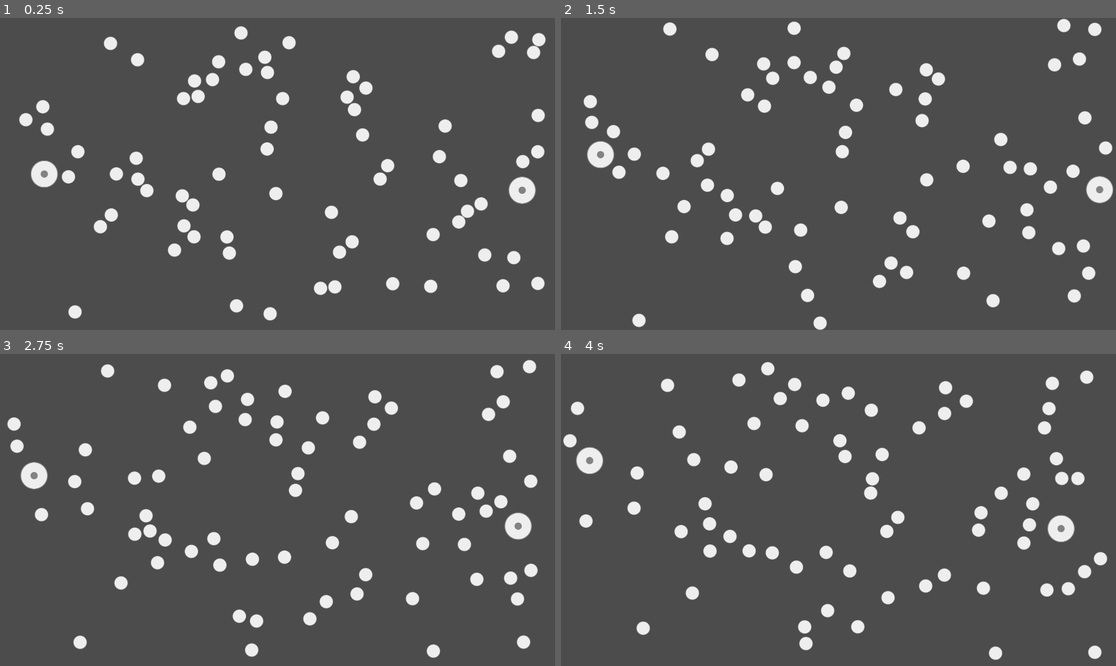
Above: before the commit, frames 1-4 (two rows, left to right).
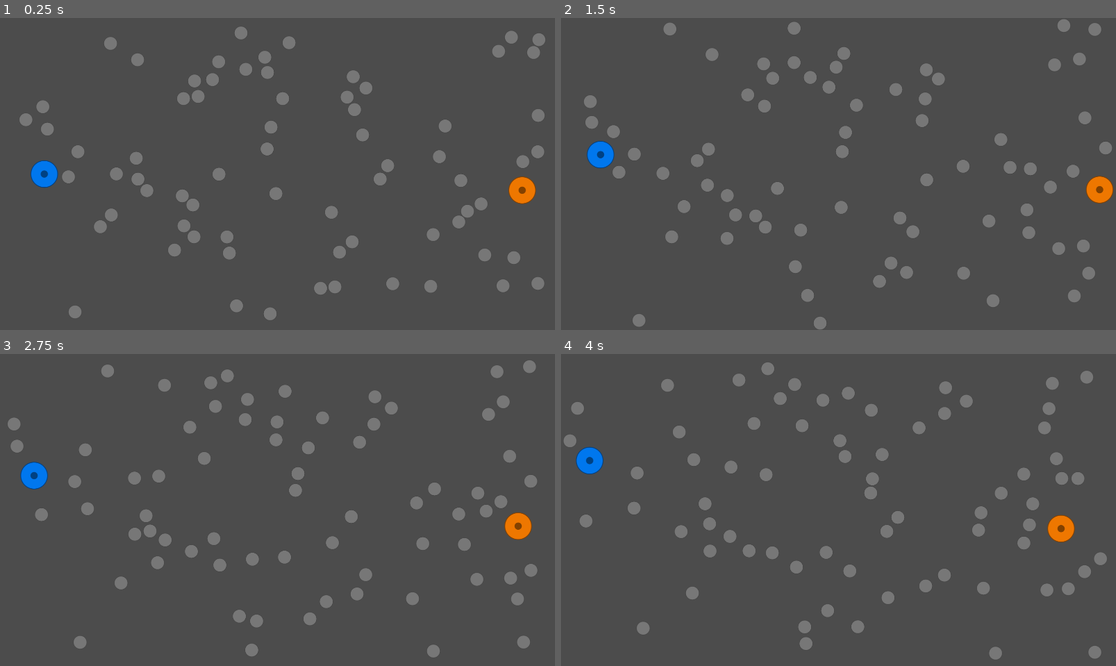
Above: after the commit, the same moments.

Repository: TomLarrow/Bounce_Battle
Game: Godot game, scene res://Main/Main.tscn
Two runs of this game, one before a commit and one after it. Both use one fixed random seed, a clock stepped at 60 frames per second and the inputs below.
Inputs:
- Up to frame 1 (0.25 s): no input
- Up to frame 2 (1.5 s): no input
- Up to frame 3 (2.75 s): no input
- Up to frame 4 (4 s): no input

The runs differ from the first frame. In frame 1, 6.8% of the frame differs, in the area x 3-99%, y 2-98%; in frame 2, 6.8%; in frame 3, 6.8%; in frame 4, 6.8%, in the area x 0-99%, y 2-99%.

Commit message:
dynamically coloring pieces

Diff:
--- a/Balls/Ball.gd
+++ b/Balls/Ball.gd
@@ -2,7 +2,12 @@
 
 export (int) var ball_speed
 
+onready var score=.5
+onready var ball_texture = get_node("Ball_Sprite")
+
 func _ready():
+	var score_color = Color(1.0-score,0.5,score,1)
+	ball_texture.modulate = score_color
 	var initial_velocity = Vector2( rand_range(-1, 1), rand_range( -1, 1)).normalized()
 	apply_impulse(Vector2(), initial_velocity * ball_speed)
 
--- a/Balls/Ball.tscn
+++ b/Balls/Ball.tscn
@@ -32,11 +32,12 @@
 _sections_unfolded = [ "Angular", "Applied Forces", "Linear" ]
 ball_speed = 20
 
-[node name="Ball" type="Sprite" parent="." index="0"]
+[node name="Ball_Sprite" type="Sprite" parent="." index="0"]
 
 texture = ExtResource( 2 )
-_sections_unfolded = [ "Transform" ]
+_sections_unfolded = [ "Material", "Transform", "Visibility" ]
 
 [node name="CollisionShape2D" type="CollisionShape2D" parent="." index="1"]
 
+visible = false
 shape = SubResource( 1 )
--- a/Main/Main.tscn
+++ b/Main/Main.tscn
@@ -95,8 +95,10 @@
 
 position = Vector2( 156.087, 553.859 )
 ball_speed = 60
+score = 1.0
 
 [node name="Player2" parent="." index="3" instance=ExtResource( 2 )]
 
 position = Vector2( 1792.49, 596.657 )
 ball_speed = 60
+score = 0.0
--- a/Players/Player.gd
+++ b/Players/Player.gd
@@ -1,7 +1,12 @@
 extends RigidBody2D
 
 export (int) var ball_speed
+export (float) var score
 
 func _ready():
+
+	var score_color = Color(1.0-score,0.5,score,1)
+	get_node("Player_Sprite").modulate = score_color
+
 	var initial_velocity = Vector2( rand_range(-1, 1), rand_range( -1, 1)).normalized()
 	apply_impulse(Vector2(), initial_velocity * ball_speed)
--- a/Players/Player.tscn
+++ b/Players/Player.tscn
@@ -30,8 +30,9 @@
 angular_damp = -1.0
 script = ExtResource( 1 )
 ball_speed = null
+score = null
 
-[node name="Players" type="Sprite" parent="." index="0"]
+[node name="Player_Sprite" type="Sprite" parent="." index="0"]
 
 texture = ExtResource( 2 )
 _sections_unfolded = [ "Transform" ]
